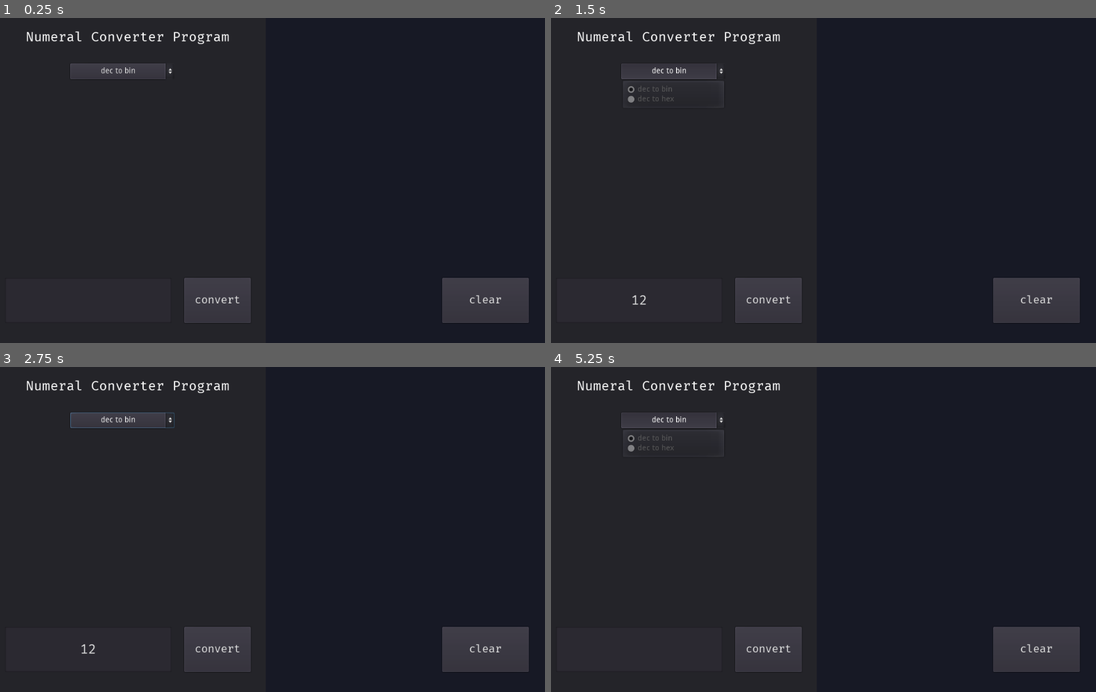
Above: before the commit, frames 1-4 (two rows, left to right).
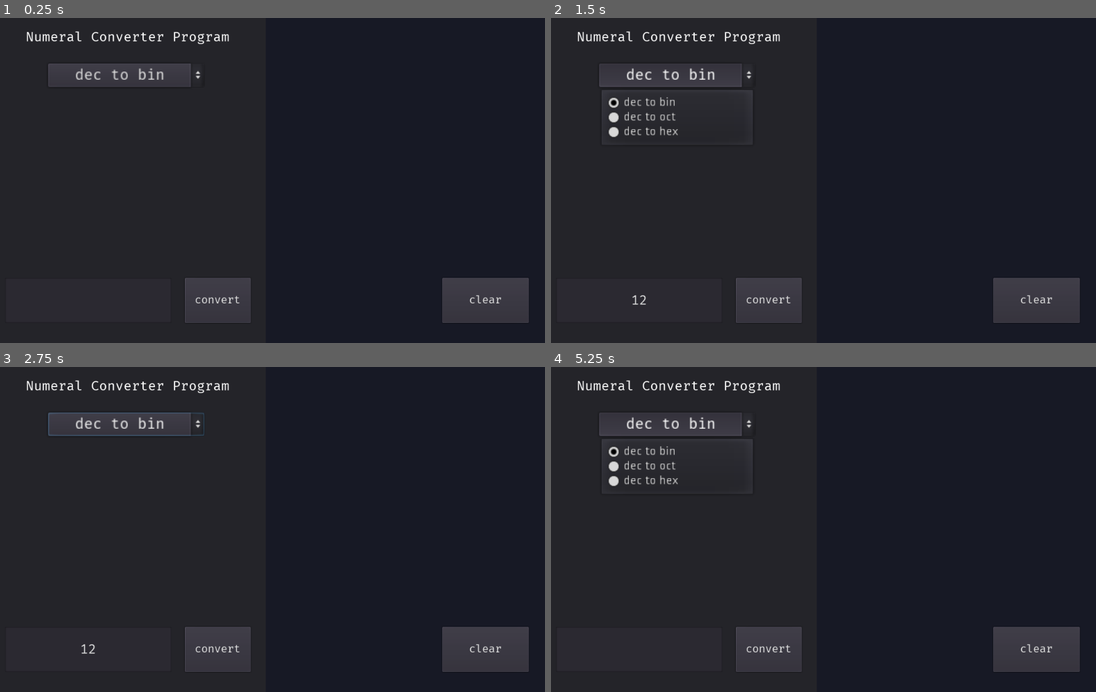
Above: after the commit, the same moments.

Repository: alvinseptiano/Numeral-Converter
Game: Godot game, scene res://main.tscn
Two runs of this game, one before a commit and one after it. Both use one fixed random seed, a clock stepped at 60 frames per second and the inputs below.
Inputs (mouse positions are in pixels of both pictures, inside the frame that each line leads up to):
- Up to frame 1 (0.25 s): no input
- Up to frame 2 (1.5 s): click (638, 300) at 0.52 s; type "12" at 0.6 s; click "dec to bin" at 1.25 s
- Up to frame 3 (2.75 s): click "convert" at 2 s
- Up to frame 4 (5.25 s): click "clear" at 2.75 s; click "convert" at 3.5 s; click "clear" at 4.25 s; click "dec to bin" at 5 s

The runs differ from the first frame. In frame 1, 0.7% of the frame differs, in the area x 8-37%, y 14-94%; in frame 2, 1.2%; in frame 3, 0.8%; in frame 4, 1.2%.

Commit message:
add dectooct() and dectohex()

Diff:
--- a/main.gd
+++ b/main.gd
@@ -3,28 +3,15 @@
 onready var terminal = get_node("Control/Panel/terminal")
 onready var output = get_node("Control/Panel/output")
 onready var terminal_input = get_node("Control/Panel/input")
+onready var option_button = get_node("Control/Panel/OptionButton")
 
 var user_input
+var get_text
+var option_button_id
 
 func _ready():
 	output.clear()
 	terminal_input.clear()
-
-func check_keyword():
-	match user_input:
-		"cls":
-			output.text = ""
-		#easter egg
-		"007":
-			output.text = "welcome back agent!"
-
-func _on_input_text_entered(new_text):
-	output.clear()
-	user_input = new_text
-	dectobin(user_input)
-	check_keyword()
-	terminal_input.clear()
-	return user_input
 
 func dectobin(value):
 	output.text += value + "(dec) = ..\n"
@@ -47,6 +34,90 @@
 		output.text += str(binary)
 	output.text += "(bin)"
 
+func dectooct(value):
+	output.text += value + "(dec) = ..\n"
+	var num = int(value)
+	var hasil_bagi
+	var sisa_bagi
+	var result = []
+	var binary
+	for _i in range(num):
+		if num > 0:
+			hasil_bagi = num / 8
+			sisa_bagi = num % 8
+			output.text += str(num) + " / 8 = "+ str(hasil_bagi) + " dengan sisa " + str(sisa_bagi) + "\n"
+			result.append(sisa_bagi)
+		num = int(hasil_bagi)
+	output.text += "\n"+ str(value) + "(dec) = "
+	result.invert()
+	for i in range(result.size()):
+		binary = result[i]
+		output.text += str(binary)
+	output.text += "(oct)"
+
+func dectohex(value):
+	output.text += value + "(dec) = ..\n"
+	var num = int(value)
+	var hasil_bagi
+	var sisa_bagi
+	var result = []
+	var binary
+	for _i in range(num):
+		if num > 0:
+			hasil_bagi = num / 16
+			sisa_bagi = num % 16
+			match sisa_bagi:
+					10:
+						sisa_bagi = "A"
+					11:
+						sisa_bagi = "B"
+					12:
+						sisa_bagi = "C"
+					13:
+						sisa_bagi = "D"
+					14:
+						sisa_bagi = "E"
+					15:
+						sisa_bagi = "F"
+			if str(sisa_bagi).length() > 1:
+				match sisa_bagi.find_last():
+					0:
+						sisa_bagi = "A"
+					1:
+						sisa_bagi = "B"
+					2:
+						sisa_bagi = "C"
+					3:
+						sisa_bagi = "D"
+					4:
+						sisa_bagi = "E"
+					5:
+						sisa_bagi = "F"
+			output.text += str(num) + " / 16 = "+ str(hasil_bagi) + " dengan sisa " + str(sisa_bagi) + "\n"
+			result.append(sisa_bagi)
+		num = int(hasil_bagi)
+	output.text += "\n"+ str(value) + "(dec) = "
+	result.invert()
+	output.text += "0x"
+	for i in range(result.size()):
+		binary = result[i]
+		output.text += str(binary)
+	output.text += "(hex)"
+
+func _on_input_text_entered(new_text):
+	output.clear()
+	option_button_id = option_button.get("selected")
+	user_input = new_text
+	match option_button_id:
+		0:
+			dectobin(user_input)
+		1:
+			dectooct(user_input)
+		2:
+			dectohex(user_input)
+	terminal_input.clear()
+	return user_input
+
 func _on_Button_pressed():
 	var new_text = terminal_input.get_text()
 	_on_input_text_entered(new_text)
--- a/main.tscn
+++ b/main.tscn
@@ -19,6 +19,11 @@
 use_filter = true
 font_data = ExtResource( 2 )
 
+[sub_resource type="DynamicFont" id=4]
+size = 18
+use_filter = true
+font_data = ExtResource( 2 )
+
 [node name="main" type="Node2D"]
 script = ExtResource( 1 )
 
@@ -32,9 +37,11 @@
 }
 
 [node name="background" type="ColorRect" parent="Control/Panel"]
-margin_left = 509.881
-margin_right = 1024.88
-margin_bottom = 600.0
+anchor_left = 0.498
+anchor_right = 1.001
+anchor_bottom = 1.0
+margin_left = -0.0710144
+margin_right = -0.144043
 color = Color( 0.0941176, 0.101961, 0.14902, 1 )
 __meta__ = {
 "_edit_use_anchors_": false
@@ -92,8 +99,8 @@
 anchor_top = 0.8
 anchor_right = 0.471
 anchor_bottom = 0.938
-margin_left = -0.448029
-margin_right = -0.304016
+margin_left = 0.552002
+margin_right = -0.303986
 margin_bottom = 0.200012
 custom_fonts/font = ExtResource( 3 )
 text = "convert"
@@ -117,17 +124,19 @@
 }
 
 [node name="OptionButton" type="OptionButton" parent="Control/Panel"]
-anchor_left = 0.146
+anchor_left = 0.106
 anchor_top = 0.14
-anchor_right = 0.334
-anchor_bottom = 0.189
-margin_left = 0.495987
-margin_top = 0.283478
-margin_right = -0.0160217
-margin_bottom = -0.116531
+anchor_right = 0.387
+anchor_bottom = 0.213
+margin_left = -0.0270844
+margin_top = 0.283485
+margin_right = -95.7711
+margin_bottom = -14.5165
+rect_scale = Vector2( 1.5, 1.5 )
+custom_fonts/font = SubResource( 4 )
 text = "dec to bin"
 align = 1
-items = [ "dec to bin", null, true, 0, null, "dec to hex", null, true, 1, null ]
+items = [ "dec to bin", null, false, 0, null, "dec to oct", null, false, 1, null, "dec to hex", null, false, 2, null ]
 selected = 0
 __meta__ = {
 "_edit_use_anchors_": false
--- a/project.godot
+++ b/project.godot
@@ -18,6 +18,8 @@
 config/name="Numeral Converter"
 config/description="program for converting decimal to binary"
 run/main_scene="res://main.tscn"
+boot_splash/image="res://splash_screen.png"
+boot_splash/bg_color=Color( 0.2, 0.2, 0.2, 1 )
 config/icon="res://icon.png"
 
 [display]
Not shown, changed: export_presets.cfg
Not shown: 1 places in main.tscn that only renumber resources
Binary file added: splash_screen.png
Not shown, changed: README.md
